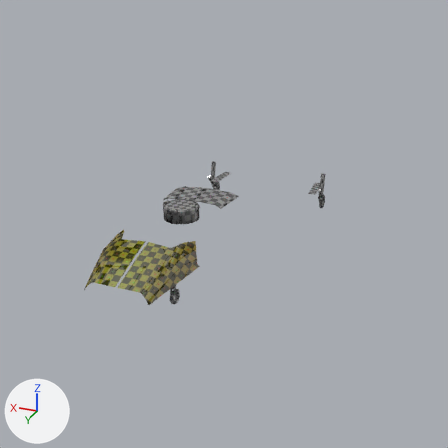
The Blender file cygnet/cygnet.blend: old version first, new version second.
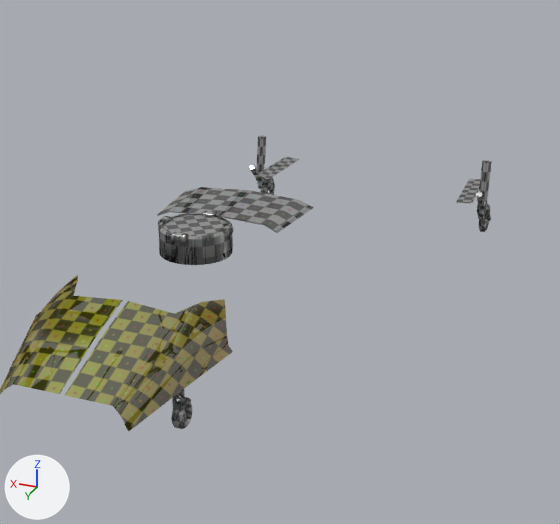
Old and new are each drawn from the file's camera 'Camera' and again close up on the part from 19% to 80% of the width and 21% to 78% of the height. Every picture has the same lights, and +X, +Y and +Z are marked at lower left. The same objects are shown in both versions, whatever each file hides.

Objects in the first close-up: 'Canopy', 'Docking Colar', 'DockingColarCover', 'FrontGear', 'GearCoverPort', 'GearCoverStar', 'GearRearPort', 'GearRearStar'.
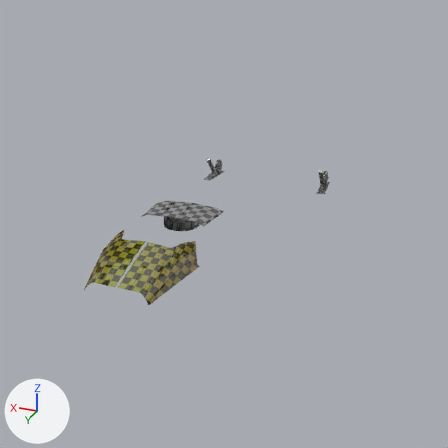
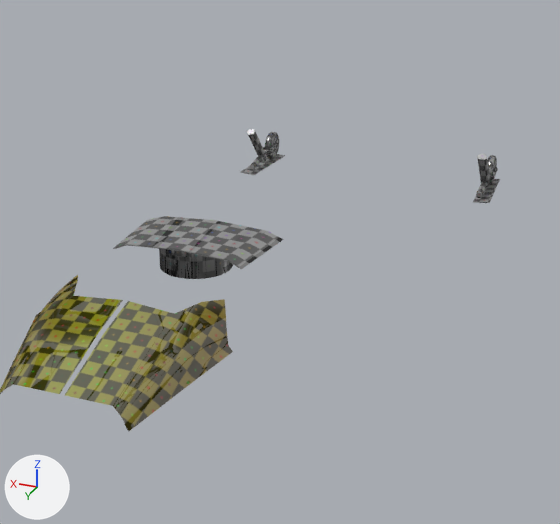
Pixel boxes (x1, y1, x2, y2) of what changed, in the close-ups (560 x 524 px):
'DockingColarCover', moved: before (157, 187, 314, 233); after (113, 216, 284, 269)
'Docking Colar', moved: before (158, 211, 233, 265); after (159, 249, 233, 279)
'GearRearStar', turned: before (249, 136, 275, 195); after (247, 129, 279, 170)
'GearRearPort', turned: before (476, 160, 492, 232); after (476, 154, 498, 198)
'GearCoverStar', moved: before (255, 157, 299, 179); after (241, 154, 285, 175)
'GearCoverPort', moved: before (456, 179, 480, 203); after (473, 179, 500, 203)
'FrontGear', turned (not visible afterwards): before (171, 389, 192, 429)

What changed in the scene script:
```text
Change ob_dockingcolarcover:
    ob_dockingcolarcover.location: (0.0, 2.21, 0.87) -> (0.0, 3.46, 0.8)
Change ob_docking_colar:
    ob_docking_colar.location: (0.0, 0.0, 0.2) -> (0.0, 0.0, 0.0)
Change ob_gearcoverstar:
    ob_gearcoverstar.location: (2.17, -5.15, -0.86) -> (2.51, -5.15, -0.81)
Change ob_gearrearstar:
    ob_gearrearstar.rotation_euler: (-2.262, 0.0, 0.0) -> (-3.134, 0.0, 0.0)  # degrees (-130, 0, 0) -> degrees (-180, 0, 0)
Change ob_gearrearport:
    ob_gearrearport.rotation_euler: (-2.262, 0.0, 0.0) -> (-3.134, 0.0, 0.0)  # degrees (-130, 0, 0) -> degrees (-180, 0, 0)
Change ob_frontgear:
    ob_frontgear.rotation_euler: (-1.571, 0.0, 0.0) -> (0.0, 0.0, 0.0)  # degrees (-90, 0, 0) -> degrees (0, 0, 0)
Change ob_gearcoverport:
    ob_gearcoverport.location: (-2.17, -5.15, -0.86) -> (-2.51, -5.15, -0.81)
```
